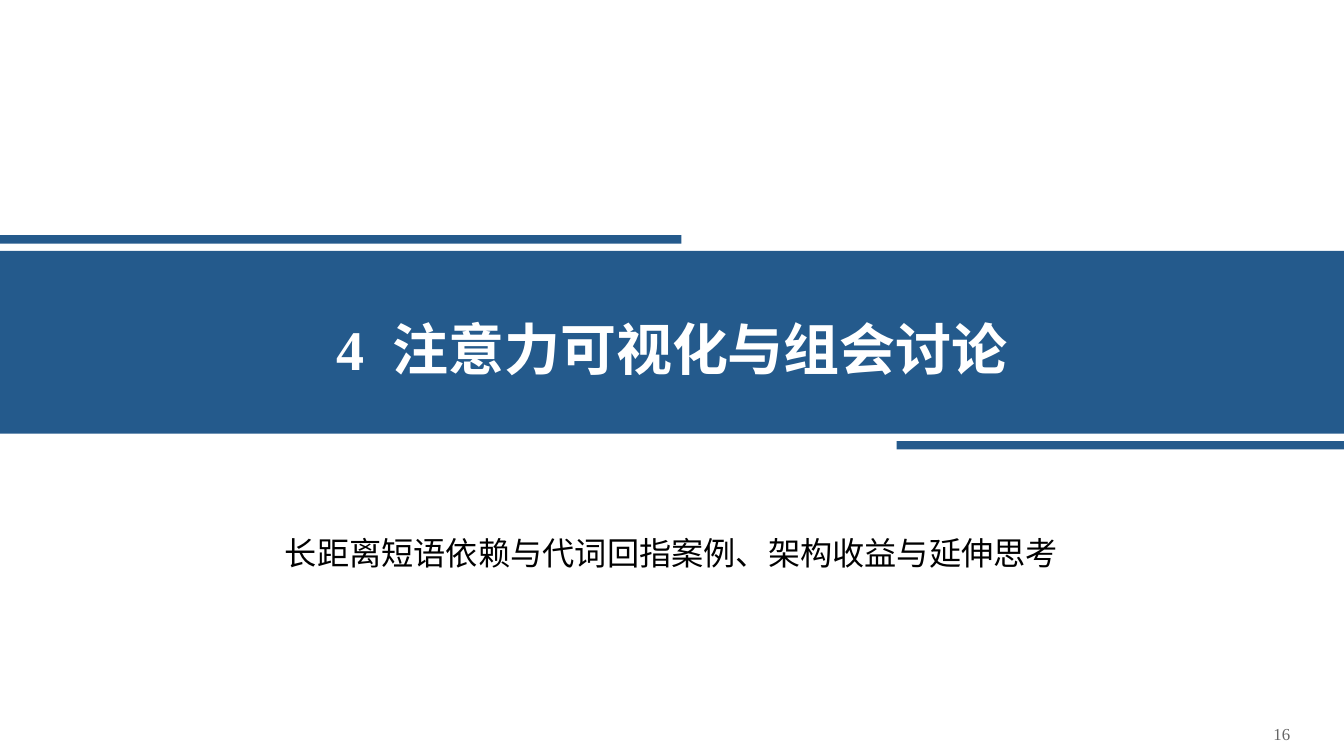
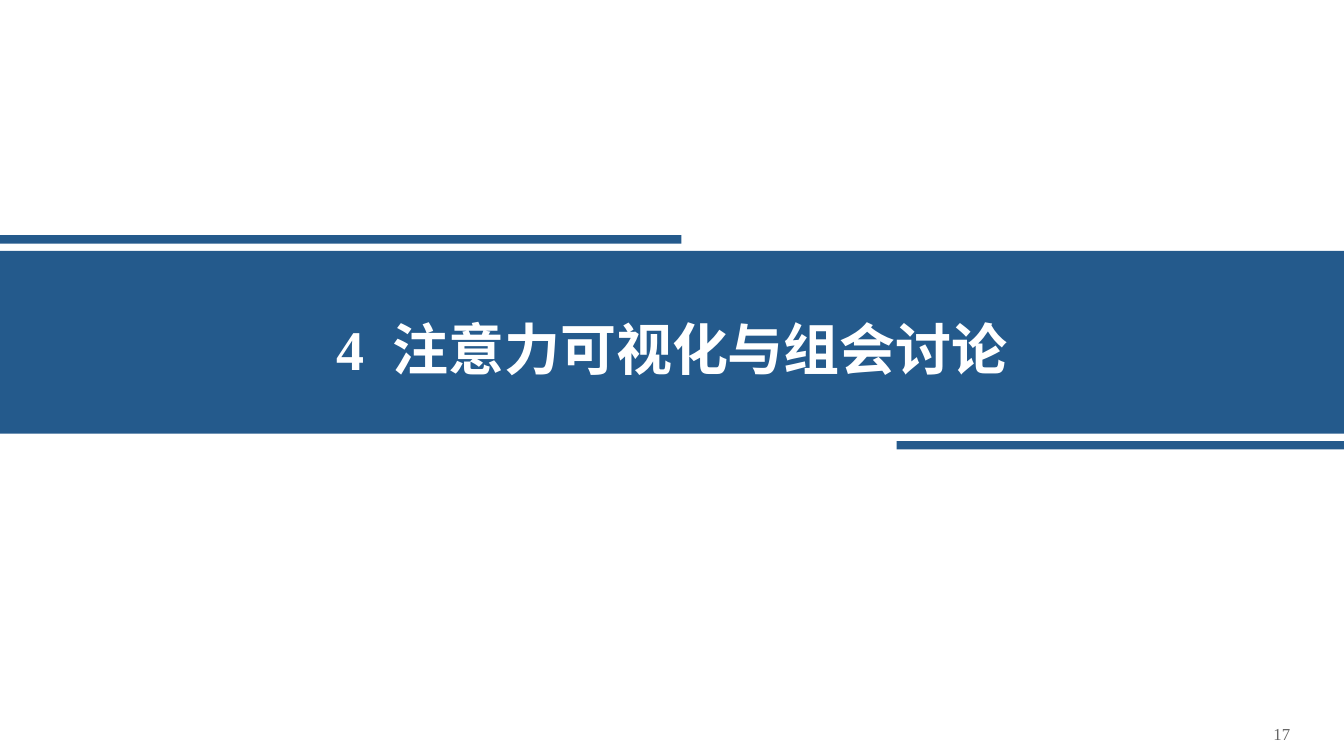
Before and after one commit to Starxy/skills, a slide deck: slide 17 of skills/ppt-craft/assets/academic-blue-template.pptx (slide 16 before the commit). Drawn at 1344x756 pixels with LibreOffice and Linux fonts; fonts in the diff are those of the drawing. Boxes give left, top, right and bottom in pixels: in the first picture for what was removed or moved away, otherwise in the second. Text is boxed around its words. In the diff, an @@ line names an element or a change of style, - is before the commit and + after.

```diff
--- a/skills/ppt-craft/assets/academic-blue-template.pptx
+++ b/skills/ppt-craft/assets/academic-blue-template.pptx
@@ text removed at <box>285,538,1058,568</box> @@
-长距离短语依赖与代词回指案例、架构收益与延伸思考
@@ text at <box>1273,729,1290,740</box>: text changed @@
-16
+17
```
Also in this commit, not shown: 16 other slides changed, 1 slide added, 6 other files.
